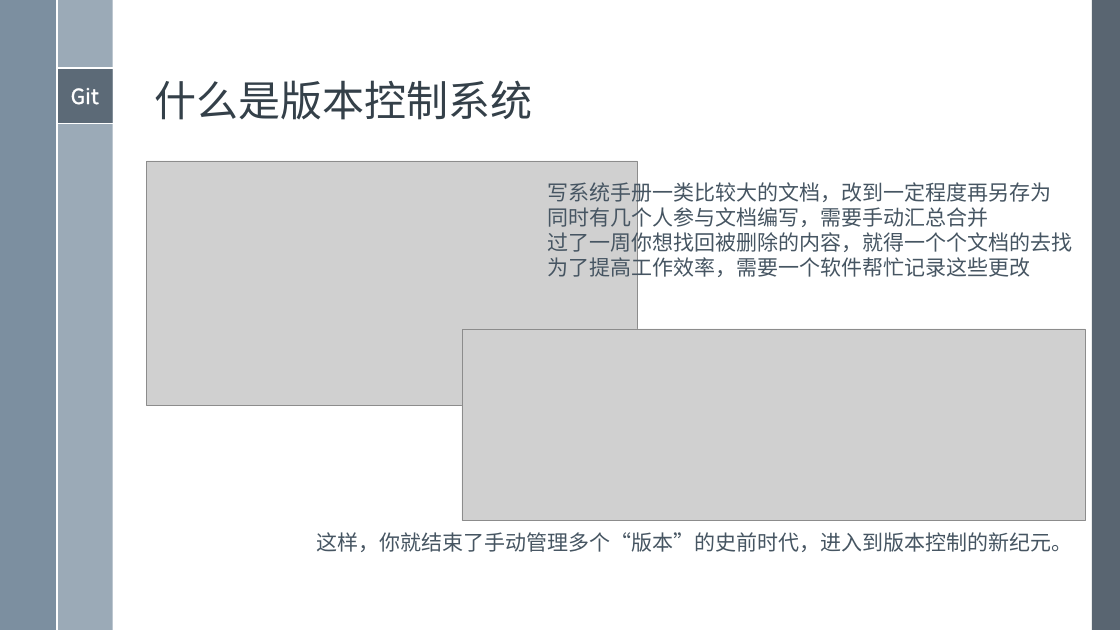
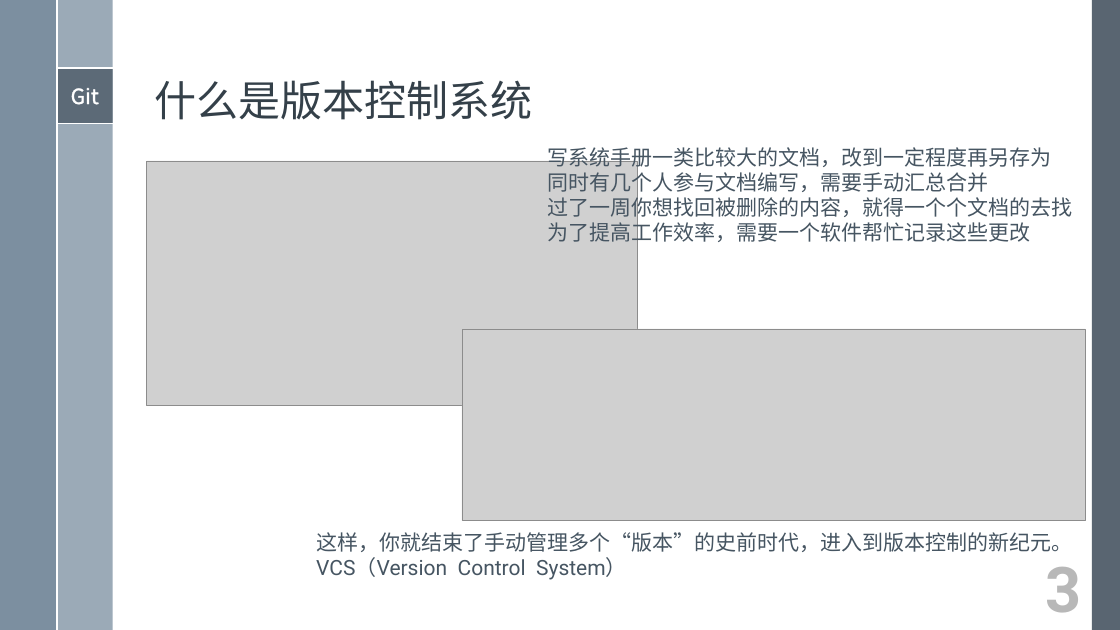
Before and after one commit to xami/joke, a slide deck: slide 3 of docs/windows模板/演示文稿 2.pptx. Drawn at 1120x630 pixels with LibreOffice and Linux fonts; fonts in the diff are those of the drawing; grey boxes stand for pictures. Boxes give left, top, right and bottom in pixels: in the first picture for what was removed or moved away, otherwise in the second. Text is boxed around its words. In the diff, an @@ line names an element or a change of style, - is before the commit and + after.

```diff
--- a/docs/windows模板/演示文稿 2.pptx
+++ b/docs/windows模板/演示文稿 2.pptx
@@ text "写系统手册一类比较大的文档，改到一定程度再另存为" moved from (x1=547, y1=179, x2=1072, y2=280) to (x1=547, y1=147, x2=1072, y2=245) @@
@@ text at (x1=316, y1=557, x2=627, y2=580): paragraph added @@
+VCS（Version Control System）
@@ text added at (x1=1045, y1=567, x2=1081, y2=613), 54 pt, text gradient #5C5C5C to #B9B9B9 to #F8F8F8, bold @@
+3
```
Also in this commit, not shown: 30 other slides changed.
